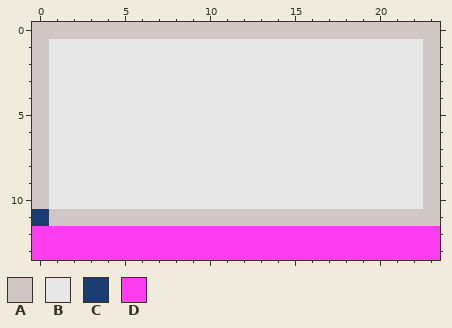
File history of a pixel-art file, resources/block_ase_files/floor.ase. The picture above was drawn from the file before the commit.
24x14 pixels, 1 frame.
Palette (. is transparent): A #d0c6c6  B #e7e7e7  C #193d70  D #ff3df0
New version:
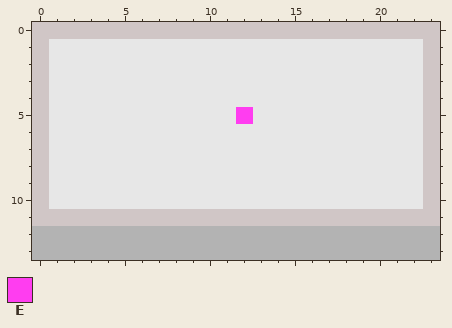
Colours new in this view: E #ff3df0
Difference:
colour D: #ff3df0 -> #b3b3b3
Changed rows in their new state; - is a pixel that keeps its letter.
Layer "pivot":
first column x 12:
 5 E
first column x 0:
11 A
Boxes around the changes in both pictures, in picture pixels (x1, y1, x2, y2):
changed: (236, 107, 253, 124)
changed: (32, 209, 440, 260)
